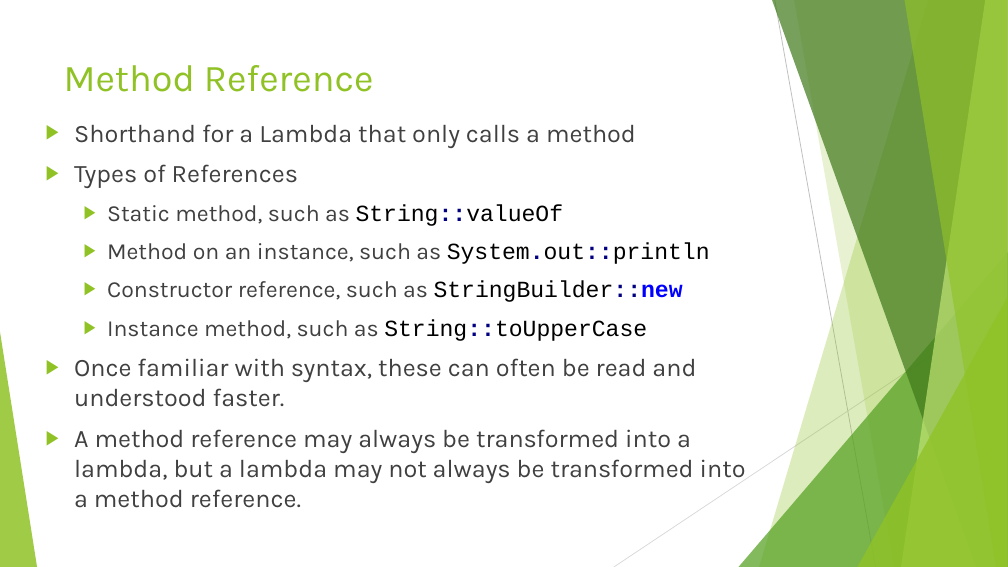
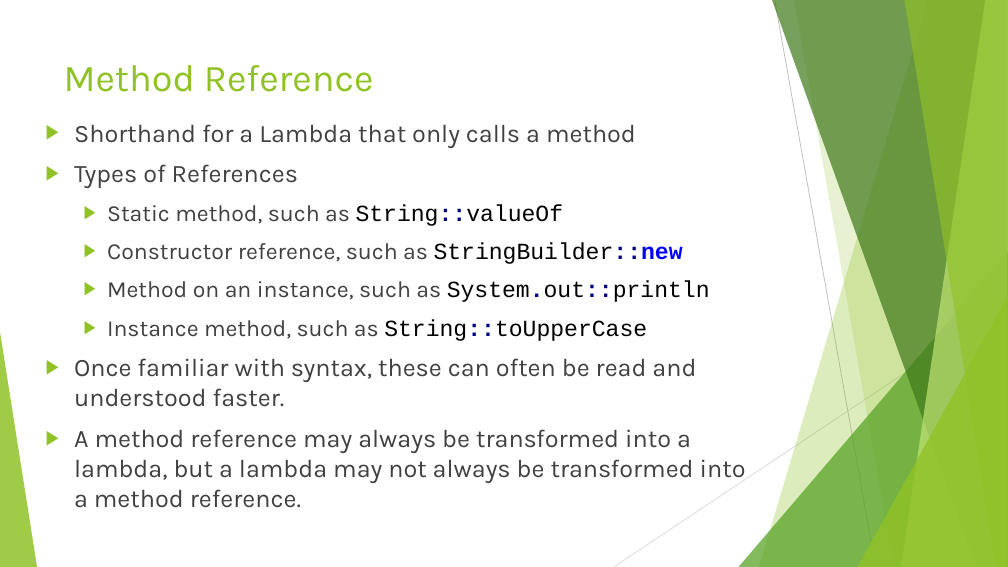
Before and after one commit to RichardRoda/2017-CodePaLOUsa-Lambda, a slide deck: slide 19 of Learning to Love the Lambda in the Stream.pptx (slide 17 before the commit). Drawn at 1008x567 pixels with LibreOffice and Linux fonts; fonts in the diff are those of the drawing. Boxes give left, top, right and bottom in pixels: in the first picture for what was removed or moved away, otherwise in the second. Text is boxed around its words. In the diff, an @@ line names an element or a change of style, - is before the commit and + after.

Commit message:
Add slides to show how streams may be conditionally built as an elegant way to support variations on intermediate operations and terminal operations.  Explain what a pure commutative function is and why they are a good thing.  Explain what an unbounded stream is and why such a stream should always have a limit on it as a good defensive programming practice.  Update the last year this presentation was given at Code PaLOUsa.
Do not publish power point to .pdf at this time.  Slides about the execute around pattern and loan pattern still on the to do list.

```diff
--- a/Learning to Love the Lambda in the Stream.pptx
+++ b/Learning to Love the Lambda in the Stream.pptx
@@ text at box(107, 242, 683, 264): paragraph added @@
+  ▶ Constructor reference, such as StringBuilder::new
@@ text at box(107, 281, 683, 302): paragraph removed @@
-  ▶ Constructor reference, such as StringBuilder::new
```
Also in this commit, not shown: 11 other slides changed, 8 slides added, 1 other file.
